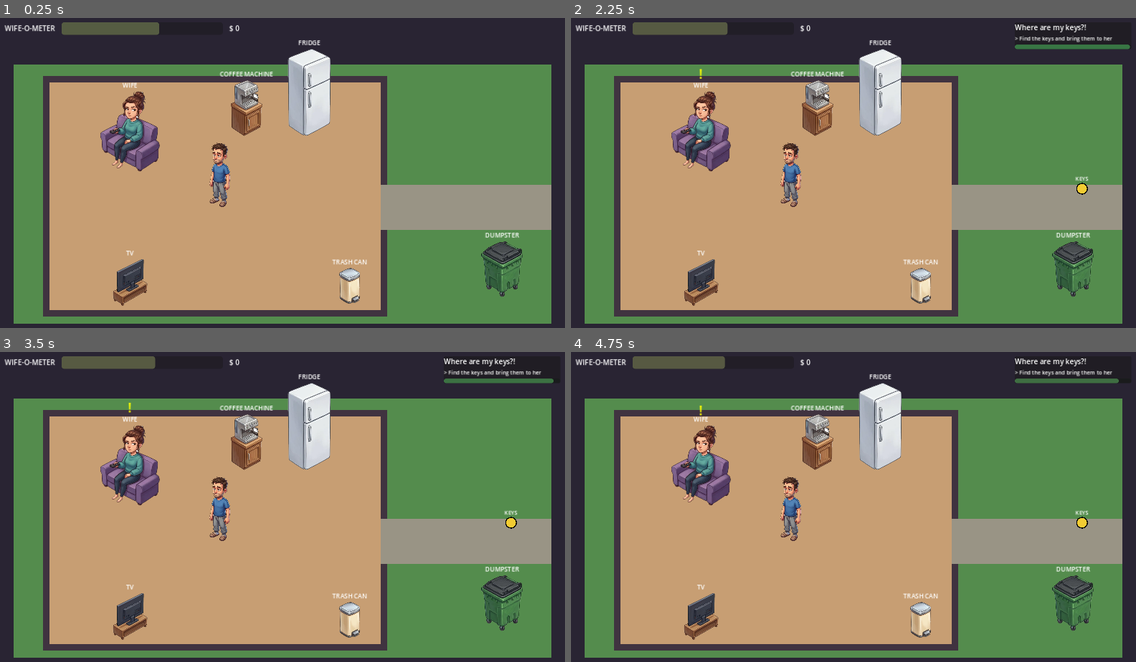
Above: before the commit, frames 1-4 (two rows, left to right).
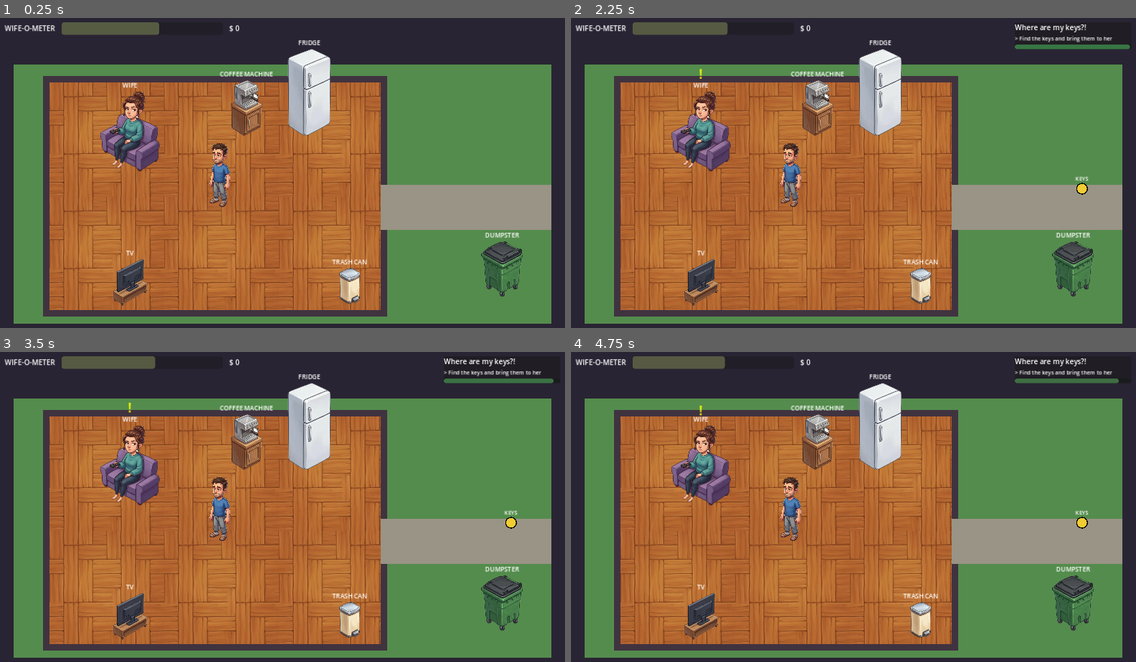
Above: after the commit, the same moments.

Repository: agever46/make-my-wife-happy
Game: Godot game, scene res://scenes/Main.tscn
Two runs of this game, one before a commit and one after it. Both use one fixed random seed, a clock stepped at 60 frames per second and the inputs below.
Inputs:
- Up to frame 1 (0.25 s): no input
- Up to frame 2 (2.25 s): tap Enter (ui_accept) at 0.5, 0.77, 1.25, 1.52 s
- Up to frame 3 (3.5 s): tap Enter (ui_accept) at 2.75, 3.02 s
- Up to frame 4 (4.75 s): tap Enter (ui_accept) at 3.5, 3.77, 4.25, 4.52 s

The runs differ from the first frame. In frame 1, 38% of the frame differs, in the area x 8-68%, y 20-95%; in frame 2, 38%; in frame 3, 38%; in frame 4, 38%.

Commit message:
Add wooden parquet floor tile for the house
Co-Authored-By: Claude Sonnet 5.5 <noreply@anthropic.com>
Claude-Session: https://claude.ai/code/session_01SXfByWc8NK5QQaB41RXzCE

Diff:
--- a/scenes/Main.tscn
+++ b/scenes/Main.tscn
@@ -17,12 +17,15 @@
 [ext_resource type="Texture2D" path="res://assets/props/dumpster.png" id="13_dumpster"]
 [ext_resource type="Texture2D" path="res://assets/props/tv.png" id="14_tv"]
 
+[ext_resource type="Texture2D" path="res://assets/tiles/floor_wood.png" id="15_floor"]
+
 [node name="Main" type="Node2D"]
 script = ExtResource("2_main")
 
 [node name="Room" type="Node2D" parent="."]
 z_index = -10
 script = ExtResource("3_room")
+floor_texture = ExtResource("15_floor")
 
 [node name="World" type="Node2D" parent="."]
 y_sort_enabled = true
Binary file added: assets/tiles/floor_wood.png
Not shown, added: assets/tiles/floor_wood.png.import
Not shown: 1 places in scenes/Main.tscn that only renumber resources
Not shown, changed: docs/ASSETS.md
